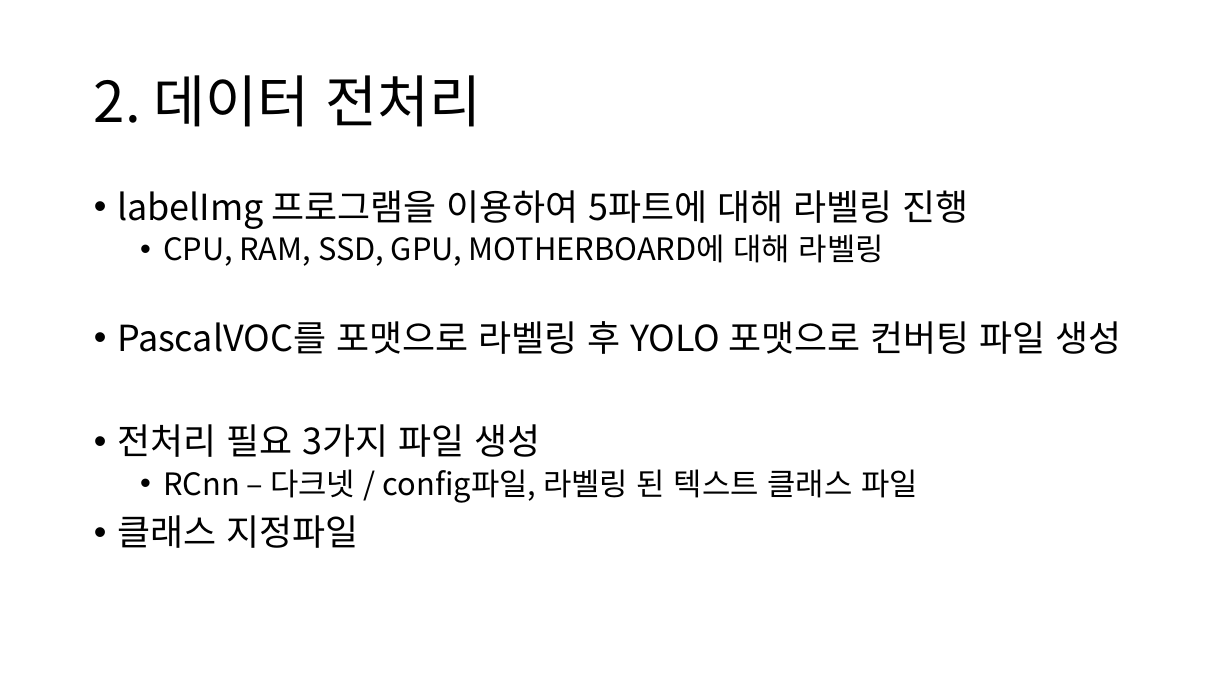
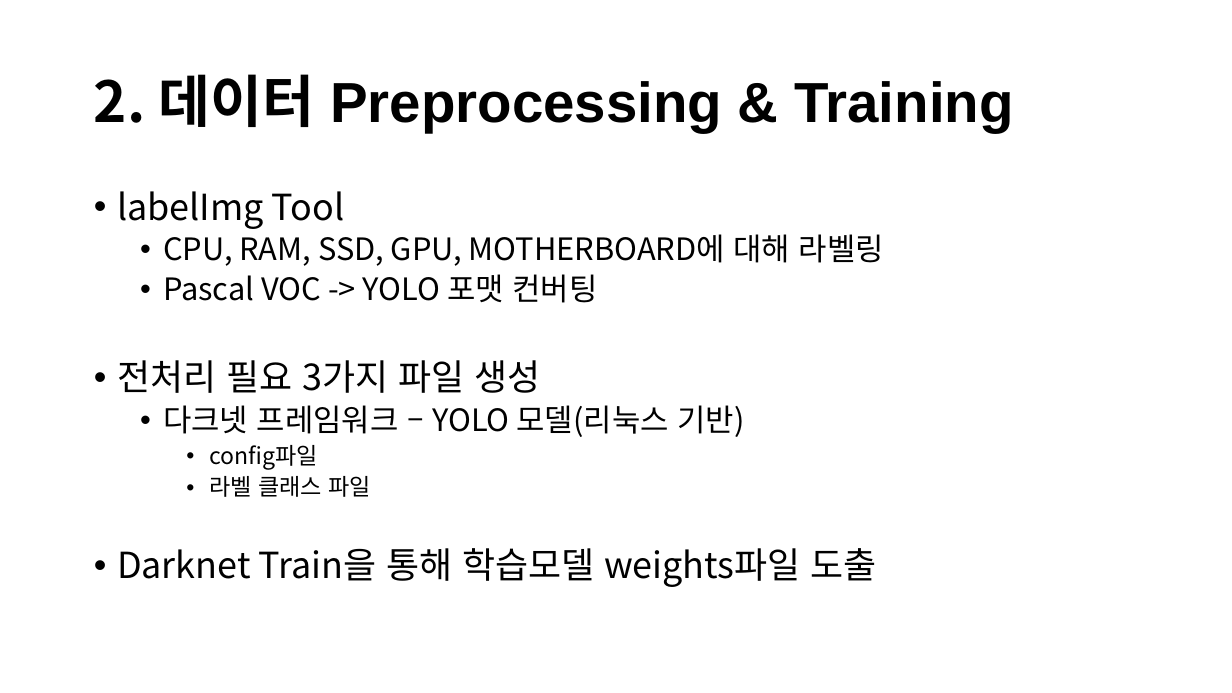
Before and after one commit to Team-Tetrapod/project, a slide deck: slide 4 of 2. 발표자료/PC조립 헬퍼 최종본.pptx (slide 11 before the commit). Drawn at 1232x693 pixels with LibreOffice and Linux fonts; fonts in the diff are those of the drawing. Boxes give left, top, right and bottom in pixels: in the first picture for what was removed or moved away, otherwise in the second. Text is boxed around its words. In the diff, an @@ line names an element or a change of style, - is before the commit and + after.

```diff
--- a/2. 발표자료/PC조립 헬퍼 최종본.pptx
+++ b/2. 발표자료/PC조립 헬퍼 최종본.pptx
@@ title at (94, 74, 1013, 132): text changed; font Noto Sans CJK KR to Arial; bold on @@
-2. 데이터 전처리
+2. 데이터 Preprocessing & Training
@@ text at (117, 191, 344, 229): text changed @@
-• labelImg 프로그램을 이용하여 5파트에 대해 라벨링 진행
+• labelImg Tool
@@ text at (163, 274, 597, 303): text changed; size 28 to 24 pt @@
-• PascalVOC를 포맷으로 라벨링 후 YOLO 포맷으로 컨버팅 파일 생성
+  • Pascal VOC -> YOLO 포맷 컨버팅
@@ text at (117, 405, 877, 587): text changed; size 24 to 28 pt @@
-  • RCnn – 다크넷 / config파일, 라벨링 된 텍스트 클래스 파일
-• 클래스 지정파일
+  • 다크넷 프레임워크 – YOLO 모델(리눅스 기반)
+    • config파일
+    • 라벨 클래스 파일
+• Darknet Train을 통해 학습모델 weights파일 도출
```
Also in this commit, not shown: 5 other slides changed, 5 slides added, 7 slides removed, 1 other file.
